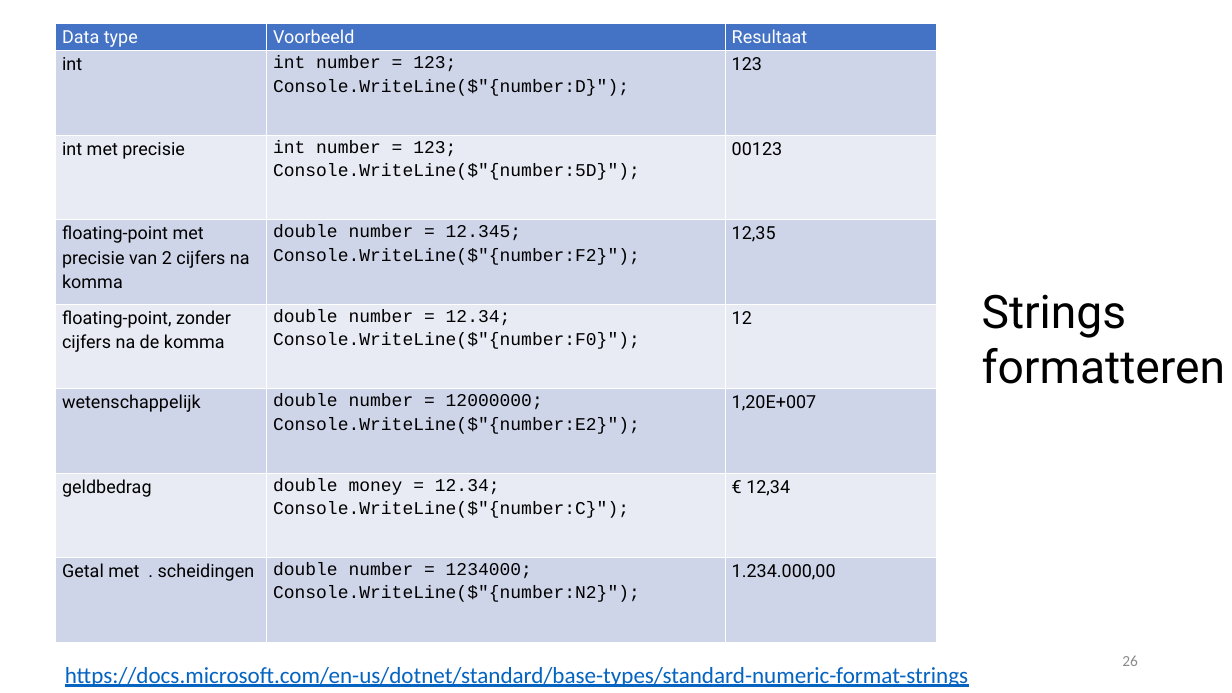
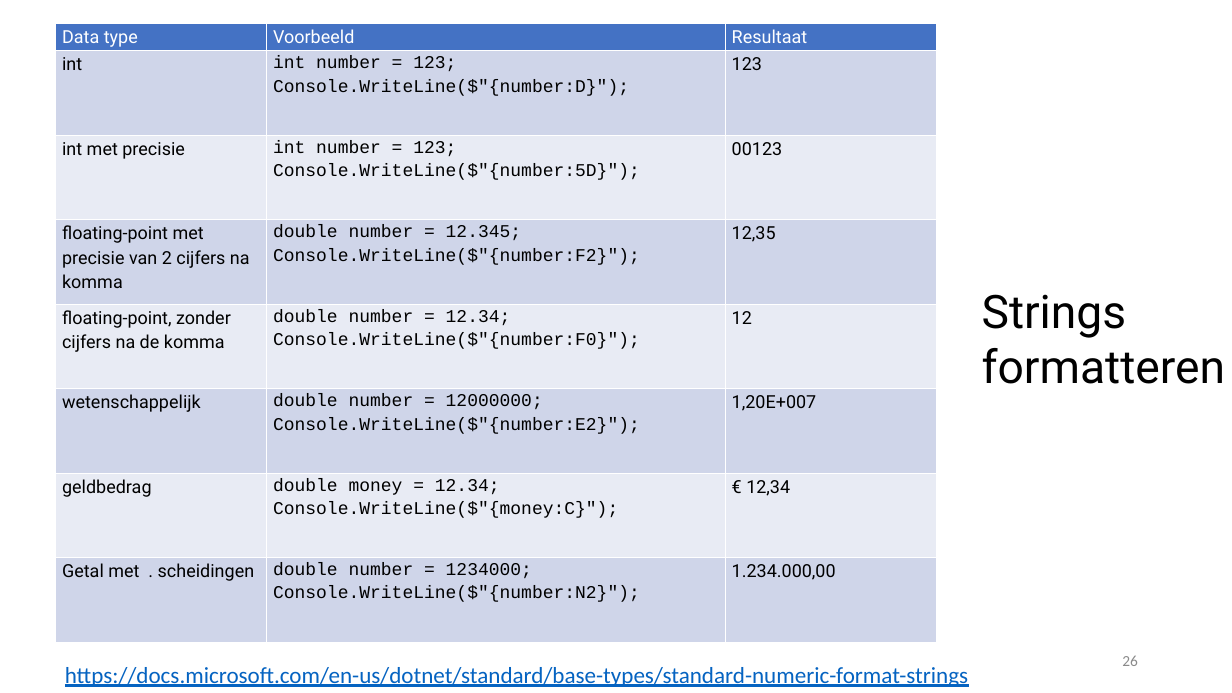
Before and after one commit to timdams/csharpbook, a slide deck: slide 26 of _SLIDES/2020_DEEL1/H3- Tekst in code gebruiken/H3_1_tekst.pptx. Drawn at 1232x693 pixels with LibreOffice and Linux fonts; fonts in the diff are those of the drawing; background and template pictures are left out. Boxes give left, top, right and bottom in pixels: in the first picture for what was removed or moved away, otherwise in the second. Text is boxed around its words. In the diff, an @@ line names an element or a change of style, - is before the commit and + after.

```diff
--- a/_SLIDES/2020_DEEL1/H3- Tekst in code gebruiken/H3_1_tekst.pptx
+++ b/_SLIDES/2020_DEEL1/H3- Tekst in code gebruiken/H3_1_tekst.pptx
@@ table at [55, 24, 935, 642] @@
@@ row 7, column 2: "double money = 12.34; Console.WriteLine($"{number:C}");" to "double money = 12.34; Console.WriteLine($"{money:C}");" @@
```
Also in this commit, not shown: 5 other files.
